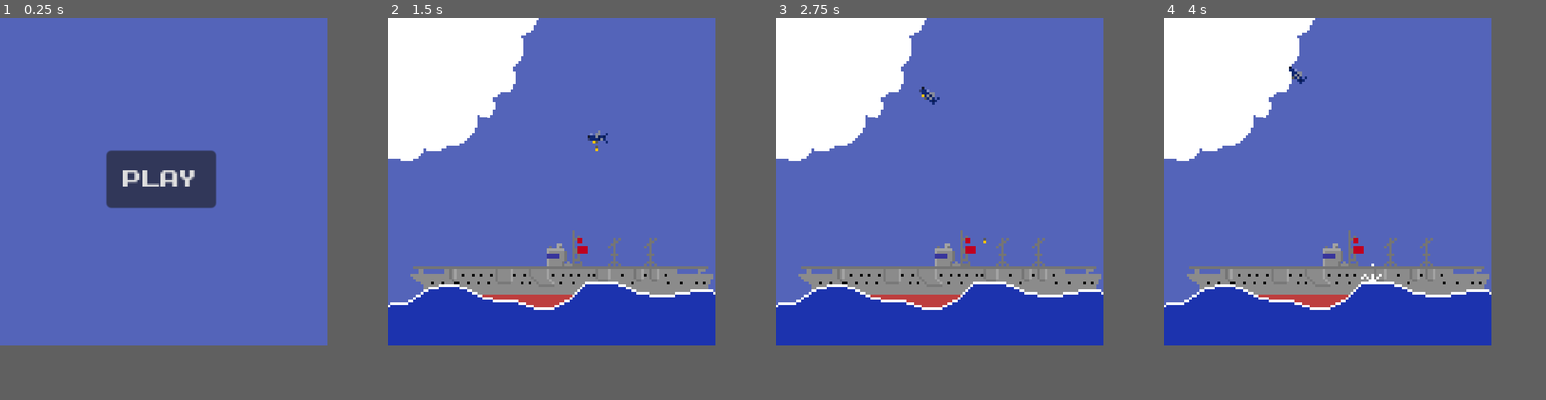
Above: before the commit, frames 1-4 (left to right).
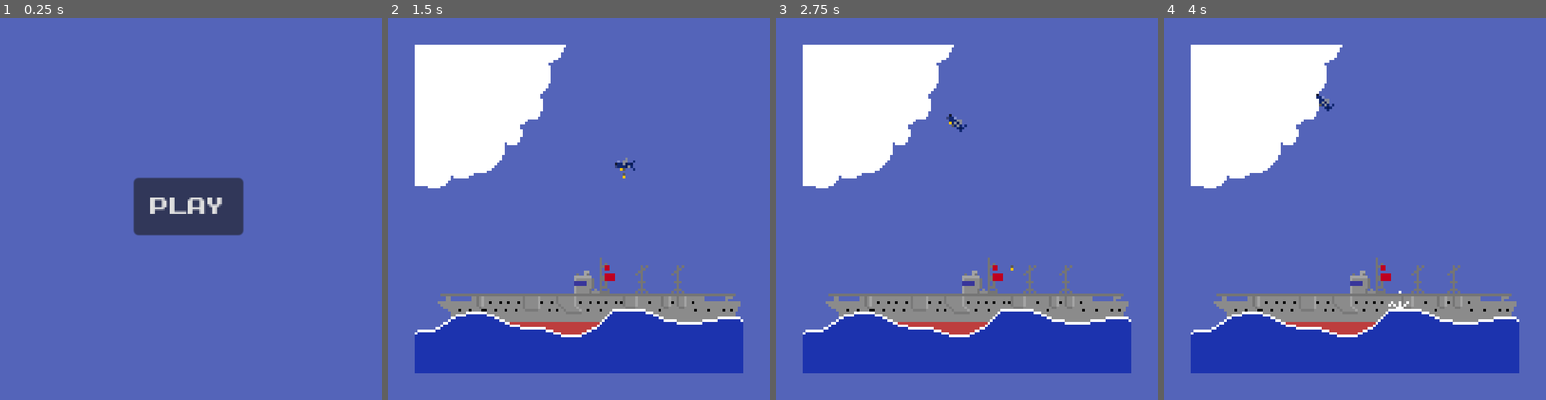
Above: after the commit, the same moments.

Repository: BMan-21/Dive-Bomber-Minigame
Game: Godot game, scene res://scenes/menu.tscn
Same seed, same stepped clock (60 frames per second), same inputs: the game is played once before the commit and once after it.
Inputs:
- Up to frame 1 (0.25 s): no input
- Up to frame 2 (1.5 s): click "Play" at 0.5 s; hold Space (bomb drop) from 1.28 s (still down)
- Up to frame 3 (2.75 s): release Space (bomb drop) at 2.03 s; tap Space (bomb drop) at 2.1 s
- Up to frame 4 (4 s): hold Space (bomb drop) 2.78-3.53 s; tap Space (bomb drop) at 3.6 s
In our replay, the window is 600x600 before the commit and 700x700 after it. These sizes can differ from the game's own. Grey fills any space a smaller window leaves; there, only what the larger window draws over its background counts as a difference.

The runs differ from the first frame. In frame 1, 5.9% of the frame differs, in the area x 27-64%, y 34-57%; in frame 2, 29%, in the area x 0-93%, y 0-93%; in frame 3, 29%; in frame 4, 29%.

Commit message:
changedres

Diff:
--- a/project.godot
+++ b/project.godot
@@ -17,8 +17,8 @@
 
 [display]
 
-window/size/viewport_width=600
-window/size/viewport_height=600
+window/size/viewport_width=700
+window/size/viewport_height=700
 
 [input]
 
Not shown, changed: index.html
Not shown, changed: index.pck
